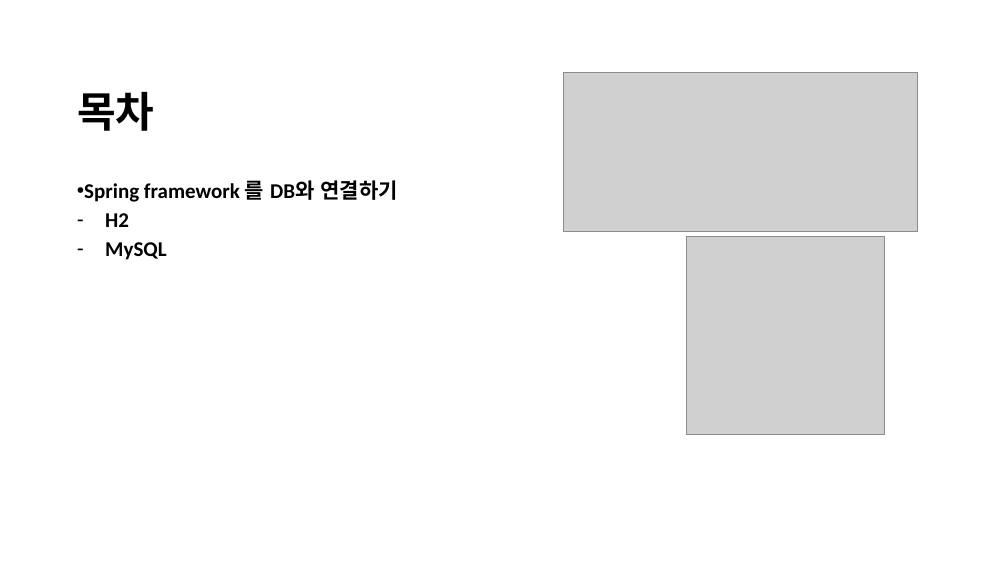
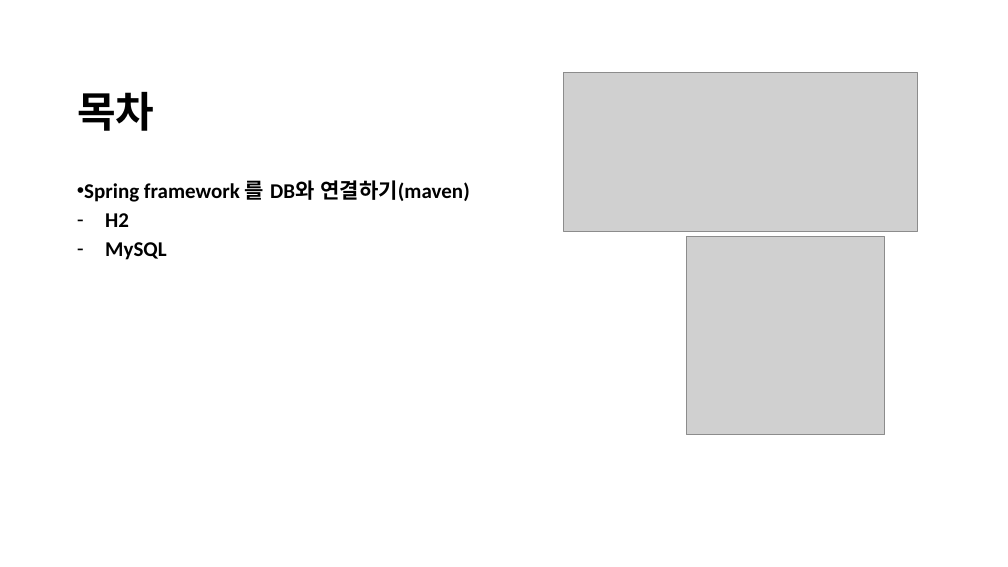
Before and after one commit to kyungmin1221/Tave_Study, a slide deck: slide 2 of 복습정리자료/spring 4주차 정리(kyungmin) .pptx. Drawn at 1008x567 pixels with LibreOffice and Linux fonts; fonts in the diff are those of the drawing; grey boxes stand for pictures. Boxes give left, top, right and bottom in pixels: in the first picture for what was removed or moved away, otherwise in the second. Text is boxed around its words. In the diff, an @@ line names an element or a change of style, - is before the commit and + after.

```diff
--- a/복습정리자료/spring 4주차 정리(kyungmin) .pptx
+++ b/복습정리자료/spring 4주차 정리(kyungmin) .pptx
@@ text at (84, 177, 469, 203): text changed @@
-• Spring framework 를 DB와 연결하기
+• Spring framework 를 DB와 연결하기(maven)
```
Also in this commit, not shown: 6 slides added, 5 slides removed.
